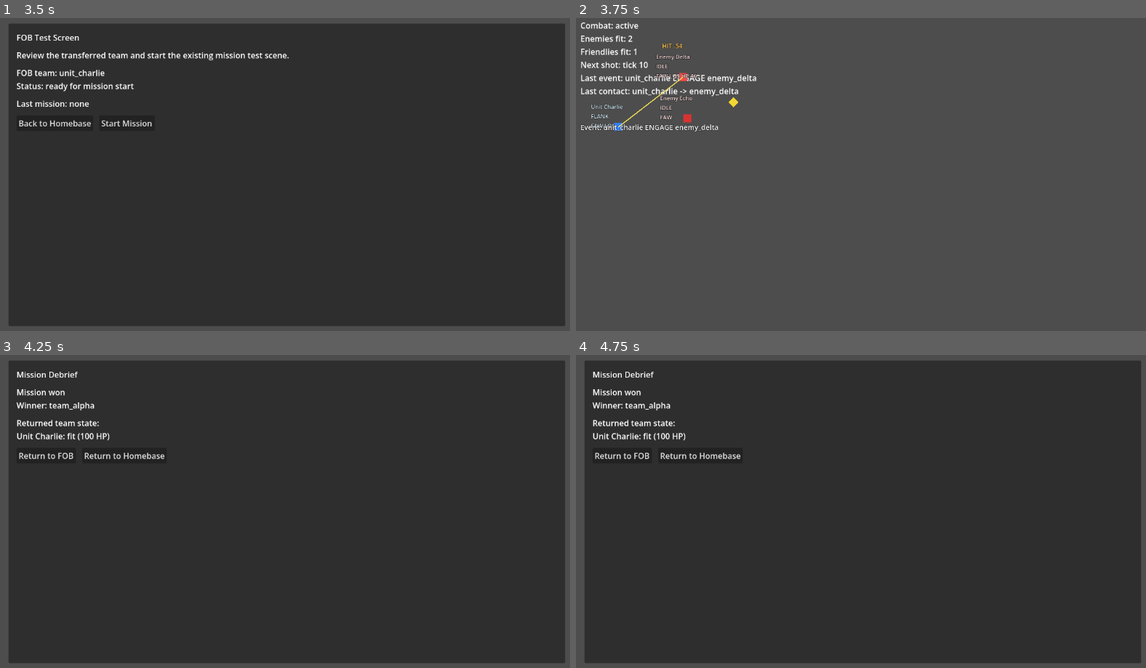
Above: before the commit, frames 1-4 (two rows, left to right).
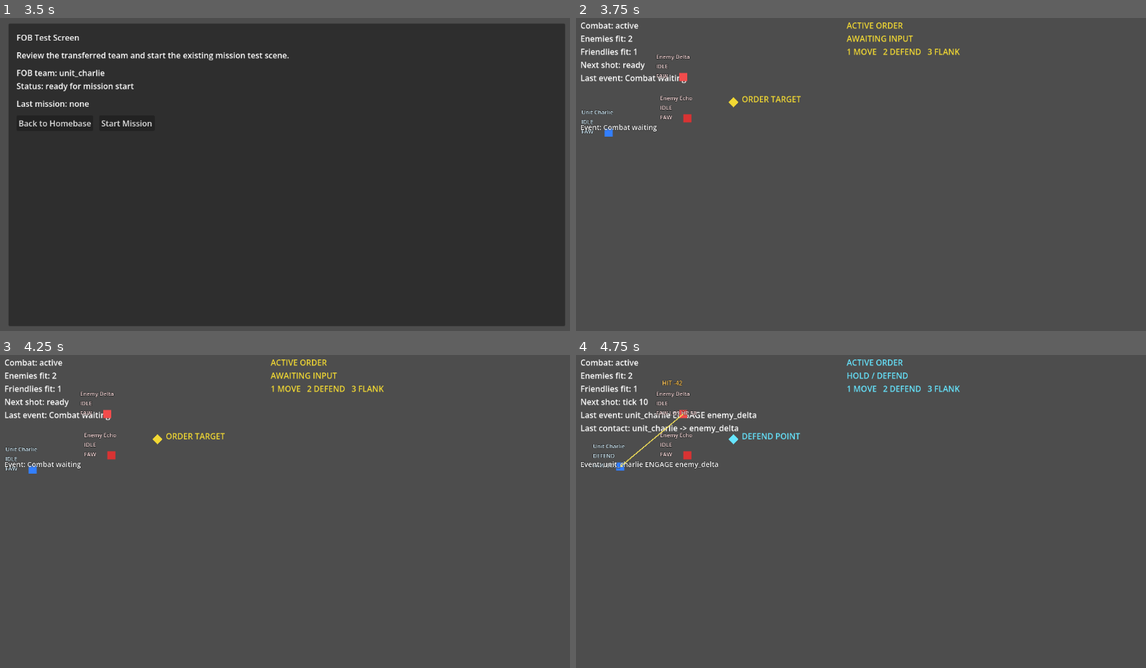
Above: after the commit, the same moments.

Repository: 0klabauta0-jpg/Sternenbuergerchen
Game: Godot game, scene res://scenes/meta/meta_layer_test.tscn
Two runs of this game, one before a commit and one after it. Both use one fixed random seed, a clock stepped at 60 frames per second and the inputs below.
Inputs:
- Up to frame 1 (3.5 s): click "Unit Alpha (unit_alpha / team…" at 0.5 s; click "Unit Bravo (unit_bravo / team…" at 1.25 s; click "Unit Charlie (unit_charlie / …" at 2 s; click "Transfer Team to FOB" at 2.75 s
- Up to frame 2 (3.75 s): click "Start Mission" at 3.5 s
- Up to frame 3 (4.25 s): no input
- Up to frame 4 (4.75 s): tap Enter at 4.25 s; tap 1 at 4.35 s; tap 2 at 4.55 s

Frame 1 is identical in both runs. In frame 2, 1.7% of the frame differs, in the area x 0-68%, y 1-38%; in frame 3, 94%, in the area x 0-100%, y 1-99%; in frame 4, 94%.

Commit message:
Improve command feedback and target marker clarity

Diff:
--- a/scenes/tests/mission_reactivity_test.tscn
+++ b/scenes/tests/mission_reactivity_test.tscn
@@ -10,6 +10,7 @@
 [ext_resource type="Script" path="res://scripts/tests/mission_test_setup.gd" id="8_setup"]
 [ext_resource type="Script" path="res://scripts/tests/mission_command_flow_driver.gd" id="9_flow"]
 [ext_resource type="Script" path="res://scripts/tests/mission_combat_loop_driver.gd" id="10_combat"]
+[ext_resource type="Script" path="res://scripts/tests/mission_tactical_sandbox_controller.gd" id="11_sandbox"]
 
 [node name="MissionReactivityTest" type="Node2D"]
 
@@ -19,6 +20,13 @@
 offset_right = 520.0
 offset_bottom = 212.0
 text = "Combat: waiting"
+
+[node name="CommandFeedbackLabel" type="Label" parent="."]
+offset_left = 544.0
+offset_top = 16.0
+offset_right = 860.0
+offset_bottom = 110.0
+text = "ACTIVE ORDER\nAWAITING INPUT\n1 MOVE   2 DEFEND   3 FLANK"
 
 [node name="SimulationRoot" type="Node" parent="."]
 script = ExtResource("1_simulation")
@@ -45,6 +53,10 @@
 [node name="TargetVisual" type="Polygon2D" parent="TargetMarker"]
 color = Color(0.95, 0.85, 0.2, 1)
 polygon = PackedVector2Array(-10, 0, 0, -10, 10, 0, 0, 10)
+
+[node name="TargetLabel" type="Label" parent="TargetMarker"]
+position = Vector2(16, -18)
+text = "ORDER TARGET"
 
 [node name="UnitAlpha" type="Node2D" parent="."]
 script = ExtResource("7_unit")
@@ -110,6 +122,7 @@
 
 [node name="DefendFlowDriver" type="Node" parent="."]
 script = ExtResource("9_flow")
+auto_run_on_ready = false
 commander_command_type = "defend"
 runtime_leader_path = NodePath("../RuntimeLeader")
 event_router_path = NodePath("../EventRouter")
@@ -119,6 +132,7 @@
 
 [node name="MoveFlowDriver" type="Node" parent="."]
 script = ExtResource("9_flow")
+auto_run_on_ready = false
 commander_command_type = "move"
 unit_id = "unit_bravo"
 runtime_leader_path = NodePath("../RuntimeLeader")
@@ -129,6 +143,7 @@
 
 [node name="FlankFlowDriver" type="Node" parent="."]
 script = ExtResource("9_flow")
+auto_run_on_ready = false
 commander_command_type = "flank"
 unit_id = "unit_charlie"
 runtime_leader_path = NodePath("../RuntimeLeader")
@@ -137,6 +152,15 @@
 unit_registry_path = NodePath("../UnitRegistry")
 target_marker_path = NodePath("../TargetMarker")
 
+[node name="SandboxController" type="Node" parent="."]
+script = ExtResource("11_sandbox")
+runtime_leader_path = NodePath("../RuntimeLeader")
+command_feedback_label_path = NodePath("../CommandFeedbackLabel")
+target_marker_path = NodePath("../TargetMarker")
+target_visual_path = NodePath("../TargetMarker/TargetVisual")
+target_label_path = NodePath("../TargetMarker/TargetLabel")
+flow_driver_paths = Array[NodePath]([NodePath("../DefendFlowDriver"), NodePath("../MoveFlowDriver"), NodePath("../FlankFlowDriver")])
+
 [node name="CombatLoopDriver" type="Node" parent="."]
 script = ExtResource("10_combat")
 contact_range = 220.0
--- a/scripts/core/simulation_root.gd
+++ b/scripts/core/simulation_root.gd
@@ -202,6 +202,9 @@
 		push_warning("SimulationRoot move command expects a Node2D-compatible unit.")
 		return
 
+	if not _is_current_move_command(unit, cmd):
+		return
+
 	if unit.has_method("set_target_position"):
 		unit.call("set_target_position", target_position)
 
@@ -218,6 +221,20 @@
 
 	node_2d.position = current_position + direction.normalized() * step_distance
 	enqueue_command(cmd.duplicate(true))
+
+
+func _is_current_move_command(unit, cmd: Dictionary) -> bool:
+	if unit == null or not unit.has_method("get_current_unit_command"):
+		return true
+
+	var current_command = unit.call("get_current_unit_command")
+	if current_command == null or not current_command.has_method("get"):
+		return true
+
+	if String(current_command.get("command_type")) != "move_to_position":
+		return false
+
+	return current_command.get("target_position") == cmd.get("target_position")
 
 
 func _apply_damage_effect(effect: Dictionary) -> void:
--- a/scripts/tests/mission_command_flow_driver.gd
+++ b/scripts/tests/mission_command_flow_driver.gd
@@ -35,28 +35,45 @@
 		run_flow()
 
 
-func run_flow() -> void:
+func run_flow() -> bool:
 	if _has_run_flow:
-		return
+		return false
 
+	var did_issue: bool = issue_command()
+	if did_issue:
+		_has_run_flow = true
+
+
+	return did_issue
+
+
+func issue_command(command_type_override: String = "", target_position_override: Variant = null) -> bool:
 	var runtime_leader = get_node_or_null(runtime_leader_path)
-	var target_marker = get_node_or_null(target_marker_path)
-	if runtime_leader == null or not (target_marker is Node2D):
-		push_warning("MissionCommandFlowDriver requires a RuntimeLeader and a Node2D target marker.")
-		return
+	if runtime_leader == null:
+		push_warning("MissionCommandFlowDriver requires a RuntimeLeader reference.")
+		return false
+
+	var target_position: Variant = target_position_override
+	if target_position == null:
+		var target_marker = get_node_or_null(target_marker_path)
+		if not (target_marker is Node2D):
+			push_warning("MissionCommandFlowDriver requires a Node2D target marker or an explicit target position.")
+			return false
+
+		target_position = target_marker.position
 
 	var command = COMMANDER_COMMAND_SCRIPT.new()
-	command.command_type = commander_command_type
+	command.command_type = command_type_override if not command_type_override.is_empty() else commander_command_type
 	command.priority = 10
 	command.unit_id = unit_id
 	command.team_id = team_id
-	command.target_position = target_marker.position
+	command.target_position = target_position
 	if not bool(command.call("is_valid")):
 		push_warning("MissionCommandFlowDriver could not build a valid CommanderCommand.")
-		return
+		return false
 
-	_has_run_flow = true
 	runtime_leader.call("command", command.call("to_dict"))
+	return true
 
 
 func _on_runtime_leader_command_issued(order: Dictionary) -> void:
--- /dev/null
+++ b/scripts/tests/mission_tactical_sandbox_controller.gd
@@ -0,0 +1,161 @@
+extends Node
+
+const DEFAULT_MARKER_COLOR: Color = Color(0.95, 0.85, 0.2, 1.0)
+const MOVE_COLOR: Color = Color(0.95, 0.85, 0.2, 1.0)
+const DEFEND_COLOR: Color = Color(0.4, 0.9, 1.0, 1.0)
+const FLANK_COLOR: Color = Color(1.0, 0.65, 0.3, 1.0)
+
+@export var runtime_leader_path: NodePath
+@export var command_feedback_label_path: NodePath
+@export var target_marker_path: NodePath
+@export var target_visual_path: NodePath
+@export var target_label_path: NodePath
+@export var flow_driver_paths: Array[NodePath] = []
+
+var _last_command_type: String = ""
+
+
+func _ready() -> void:
+	var runtime_leader = get_node_or_null(runtime_leader_path)
+	if runtime_leader == null:
+		push_warning("MissionTacticalSandboxController requires a direct RuntimeLeader reference.")
+	else:
+		if not runtime_leader.command_issued.is_connected(_on_runtime_leader_command_issued):
+			runtime_leader.command_issued.connect(_on_runtime_leader_command_issued)
+
+	_refresh_feedback()
+
+
+func _unhandled_input(event: InputEvent) -> void:
+	if not (event is InputEventKey):
+		return
+
+	if not event.pressed or event.echo:
+		return
+
+	match event.keycode:
+		KEY_1:
+			issue_move()
+		KEY_2:
+			issue_defend()
+		KEY_3:
+			issue_flank()
+
+
+func issue_move() -> int:
+	return _issue_team_command("move")
+
+
+func issue_defend() -> int:
+	return _issue_team_command("defend")
+
+
+func issue_flank() -> int:
+	return _issue_team_command("flank")
+
+
+func _issue_team_command(command_type: String) -> int:
+	var issue_count: int = 0
+	var target_position: Variant = _get_target_position()
+	for flow_driver_path in flow_driver_paths:
+		var flow_driver = get_node_or_null(flow_driver_path)
+		if flow_driver == null or not flow_driver.has_method("issue_command"):
+			continue
+
+		if bool(flow_driver.call("issue_command", command_type, target_position)):
+			issue_count += 1
+
+	if issue_count > 0:
+		_set_last_command_type(command_type)
+
+	return issue_count
+
+
+func _on_runtime_leader_command_issued(order: Dictionary) -> void:
+	var command_type: String = String(order.get("type", ""))
+	if command_type.is_empty():
+		return
+
+	_set_last_command_type(command_type)
+
+
+func _set_last_command_type(command_type: String) -> void:
+	_last_command_type = command_type
+	_refresh_feedback()
+
+
+func _refresh_feedback() -> void:
+	_refresh_command_feedback_label()
+	_refresh_target_marker_feedback()
+
+
+func _refresh_command_feedback_label() -> void:
+	var command_feedback_label = get_node_or_null(command_feedback_label_path) as Label
+	if command_feedback_label == null:
+		return
+
+	var lines: PackedStringArray = []
+	lines.append("ACTIVE ORDER")
+	if _last_command_type.is_empty():
+		lines.append("AWAITING INPUT")
+	else:
+		lines.append(_get_command_feedback_text(_last_command_type))
+
+	lines.append("1 MOVE   2 DEFEND   3 FLANK")
+	command_feedback_label.text = "\n".join(lines)
+	command_feedback_label.modulate = _get_command_color(_last_command_type)
+
+
+func _refresh_target_marker_feedback() -> void:
+	var target_visual = get_node_or_null(target_visual_path) as Polygon2D
+	if target_visual != null:
+		target_visual.color = _get_command_color(_last_command_type)
+
+	var target_label = get_node_or_null(target_label_path) as Label
+	if target_label != null:
+		target_label.text = _get_target_label_text(_last_command_type)
+		target_label.modulate = _get_command_color(_last_command_type)
+
+
+func _get_target_position() -> Variant:
+	var target_marker = get_node_or_null(target_marker_path)
+	if target_marker is Node2D:
+		return target_marker.position
+
+	return null
+
+
+func _get_command_feedback_text(command_type: String) -> String:
+	match command_type:
+		"move":
+			return "MOVE ORDER"
+		"defend":
+			return "HOLD / DEFEND"
+		"flank":
+			return "FLANK"
+		_:
+			return "ORDER"
+
+
+func _get_target_label_text(command_type: String) -> String:
+	match command_type:
+		"move":
+			return "MOVE TARGET"
+		"defend":
+			return "DEFEND POINT"
+		"flank":
+			return "FLANK TARGET"
+		_:
+			return "ORDER TARGET"
+
+
+func _get_command_color(command_type: String) -> Color:
+	match command_type:
+		"move":
+			return MOVE_COLOR
+		"defend":
+			return DEFEND_COLOR
+		"flank":
+			return FLANK_COLOR
+		_:
+			return DEFAULT_MARKER_COLOR
Not shown: 1 places in scenes/tests/mission_reactivity_test.tscn that only renumber resources
Not shown, changed: docs/IMPLEMENTATION_STATUS.md
